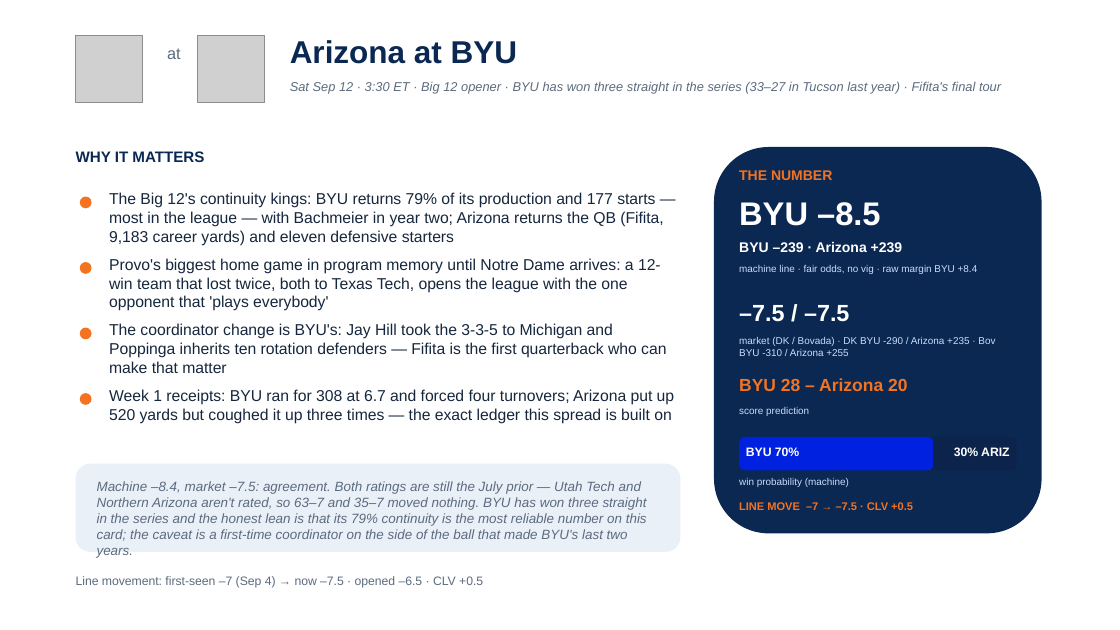
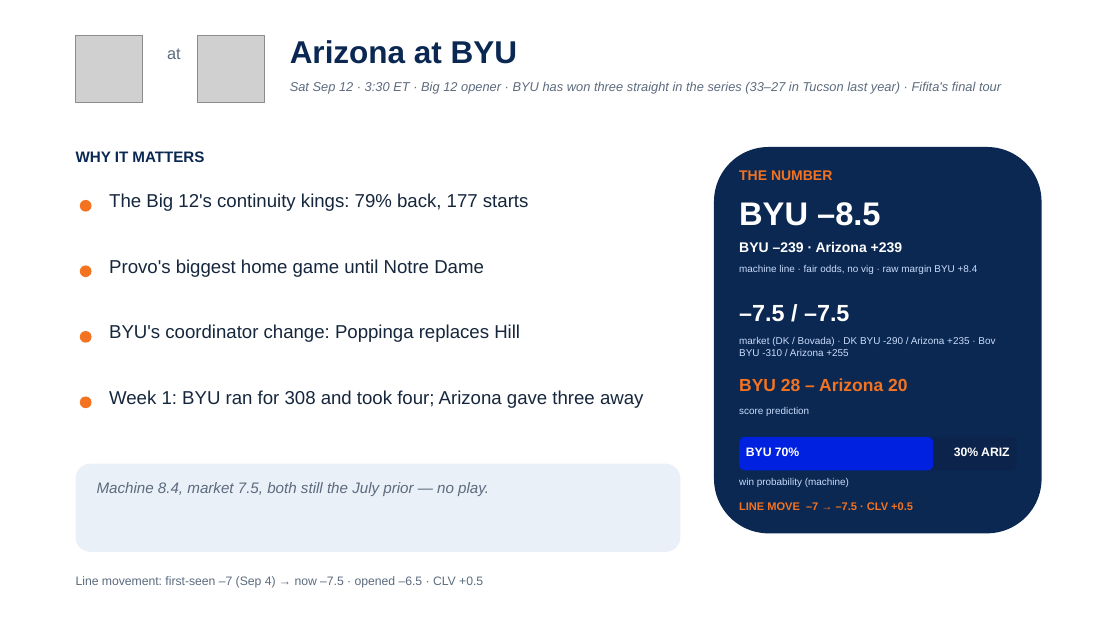
Before and after one commit to lucasalvarezflorida-lab/ncaa-fbs-analytics, a slide deck: slide 12 of decks/2026_Week2_Episode3.pptx. Drawn at 1120x630 pixels with LibreOffice and Linux fonts; fonts in the diff are those of the drawing; grey boxes stand for pictures. Boxes give left, top, right and bottom in pixels: in the first picture for what was removed or moved away, otherwise in the second. Text is boxed around its words. In the diff, an @@ line names an element or a change of style, - is before the commit and + after.

```diff
--- a/decks/2026_Week2_Episode3.pptx
+++ b/decks/2026_Week2_Episode3.pptx
@@ text at (109, 193, 528, 211): text changed; size 13.5 to 16 pt @@
-The Big 12's continuity kings: BYU returns 79% of its production and 177 starts — most in the league — with Bachmeier in year two; Arizona returns the QB (Fifita, 9,183 career yards) and eleven defensive starters
+The Big 12's continuity kings: 79% back, 177 starts
@@ text at (109, 259, 484, 277): text changed; size 13.5 to 16 pt @@
-Provo's biggest home game in program memory until Notre Dame arrives: a 12-win team that lost twice, both to Texas Tech, opens the league with the one opponent that 'plays everybody'
+Provo's biggest home game until Notre Dame
@@ text at (109, 324, 520, 342): text changed; size 13.5 to 16 pt @@
-The coordinator change is BYU's: Jay Hill took the 3-3-5 to Michigan and Poppinga inherits ten rotation defenders — Fifita is the first quarterback who can make that matter
+BYU's coordinator change: Poppinga replaces Hill
@@ 4 ellipses: place and size @@
-4 ellipses at (80, 197, 92, 405)
+4 ellipses at (80, 200, 92, 408)
@@ text at (109, 390, 643, 408): text changed; size 13.5 to 16 pt @@
-Week 1 receipts: BYU ran for 308 at 6.7 and forced four turnovers; Arizona put up 520 yards but coughed it up three times — the exact ledger this spread is built on
+Week 1: BYU ran for 308 and took four; Arizona gave three away
@@ text at (97, 482, 489, 496): text changed; size 11.5 to 13 pt @@
-Machine –8.4, market –7.5: agreement. Both ratings are still the July prior — Utah Tech and Northern Arizona aren't rated, so 63–7 and 35–7 moved nothing. BYU has won three straight in the series and the honest lean is that its 79% continuity is the most reliable number on this card; the caveat is a first-time coordinator on the side of the ball that made BYU's last two years.
+Machine 8.4, market 7.5, both still the July prior — no play.
```
Also in this commit, not shown: 14 other slides changed, 1 other file.
